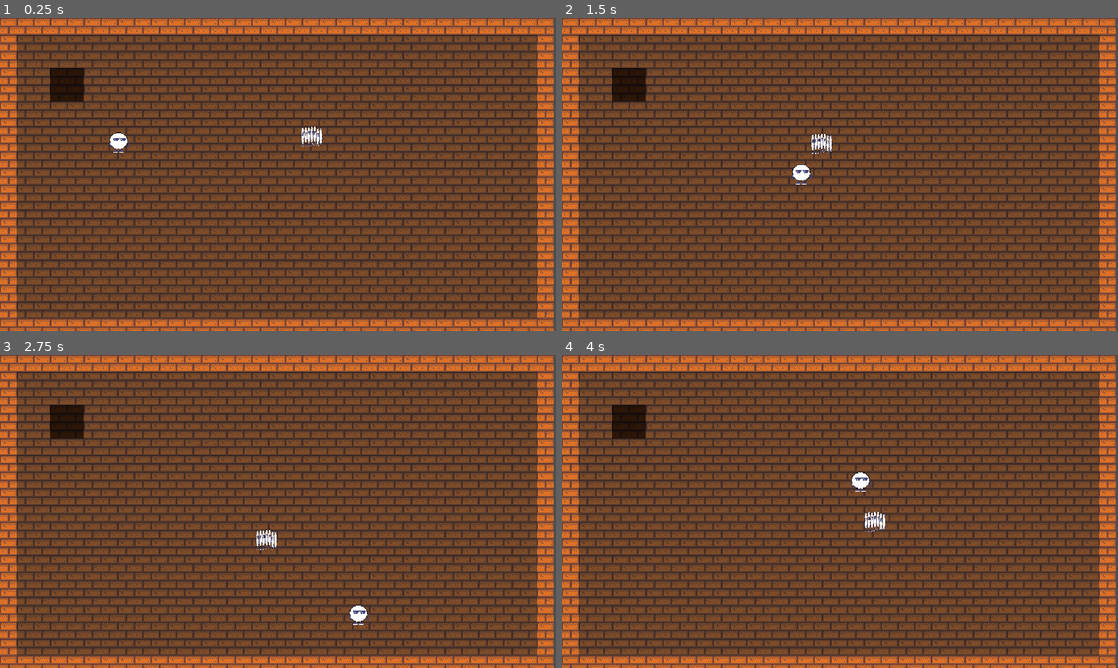
Above: before the commit, frames 1-4 (two rows, left to right).
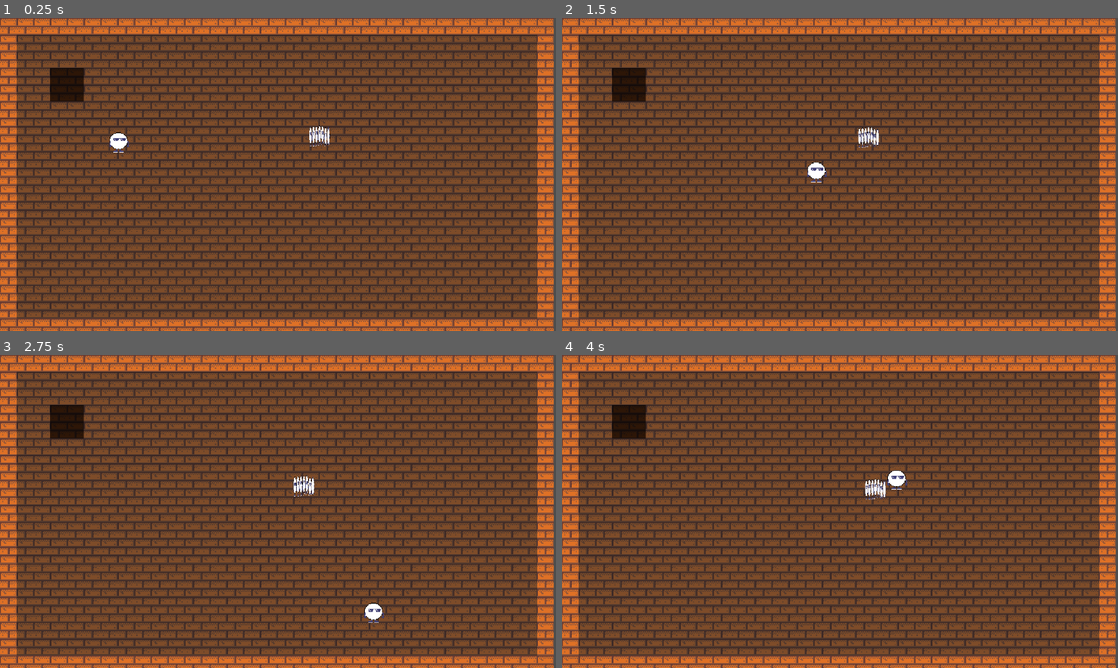
Above: after the commit, the same moments.

Repository: eduardo-kurek/MageMaze
Game: Godot game, scene res://world.tscn
Same seed, same stepped clock (60 frames per second), same inputs: the game is played once before the commit and once after it.
Inputs:
- Up to frame 1 (0.25 s): no input
- Up to frame 2 (1.5 s): hold D (move_right) 0.53-1.28 s; hold S (move_down) from 1.28 s (still down)
- Up to frame 3 (2.75 s): release S (move_down) at 2.03 s; hold D (move_right) from 2.03 s (still down)
- Up to frame 4 (4 s): release D (move_right) at 2.78 s; hold W (move_up) 2.78-3.53 s; hold A (move_left) from 3.53 s (still down)

The runs differ from the first frame. In frame 1, 0.3% of the frame differs, in the area x 54-60%, y 34-42%; in frame 2, 0.7%; in frame 3, 0.7%; in frame 4, 0.7%, in the area x 52-63%, y 36-57%.

Commit message:
Inicia criação dos comportamentos dos tiros

Diff:
--- /dev/null
+++ b/entities/behaviours/shoot/Bullet.gd
@@ -0,0 +1,38 @@
+class_name Bullet
+extends Area2D
+
+var _velocity: Vector2
+var _damage: int
+var _lifetime: float
+var _radius: float
+var _color: Color
+
+func setup(ctx: ShotContext) -> void:
+	global_position = ctx.position
+	_velocity = ctx.direction * ctx.bullet.speed
+	_damage = ctx.bullet.damage
+	_lifetime = ctx.bullet.lifetime
+	_radius = ctx.bullet.radius
+	_color = ctx.bullet.color
+
+func _ready() -> void:
+	# colisão criada por código (sem precisar de cena)
+	var shape := CircleShape2D.new()
+	shape.radius = _radius
+	var col := CollisionShape2D.new()
+	col.shape = shape
+	add_child(col)
+
+	body_entered.connect(_on_body_entered)
+
+func _physics_process(delta: float) -> void:
+	position += _velocity * delta
+	_lifetime -= delta
+	if _lifetime <= 0.0:
+		queue_free()
+
+func _draw() -> void:
+	draw_circle(Vector2.ZERO, _radius, _color)
+
+func _on_body_entered(body: Node) -> void:
+	queue_free()
--- /dev/null
+++ b/entities/behaviours/shoot/BulletDef.gd
@@ -0,0 +1,8 @@
+class_name BulletDef
+extends Resource
+
+@export var speed: float = 300.0
+@export var damage: int = 10
+@export var lifetime: float = 3.0
+@export var radius: float = 6.0
+@export var color: Color = Color.ORANGE
--- /dev/null
+++ b/entities/behaviours/shoot/BulletSpawner.gd
@@ -0,0 +1,12 @@
+class_name BulletSpawner
+extends RefCounted
+
+var _spawner_container: Node
+
+func _init(spawner_container: Node):
+	_spawner_container = spawner_container
+
+func spawn(ctx: ShotContext) -> void:
+	var bullet := Bullet.new()
+	bullet.setup(ctx)
+	_spawner_container.add_child(bullet)
--- /dev/null
+++ b/entities/behaviours/shoot/IShot.gd
@@ -0,0 +1,5 @@
+class_name IShot
+extends RefCounted
+
+func fire(ctx: ShotContext) -> void:
+	push_error("IShot.fire() não implementado em %s" % get_script().resource_path)
--- /dev/null
+++ b/entities/behaviours/shoot/MirrorShot.gd
@@ -0,0 +1,12 @@
+class_name MirrorShot
+extends ShotBehaviour
+
+func _init(next: IShot) -> void:
+	super(next)
+
+func fire(ctx: ShotContext) -> void:
+	_next.fire(ctx)
+
+	var back := ctx.copy()
+	back.direction = -back.direction
+	_next.fire(back)
--- /dev/null
+++ b/entities/behaviours/shoot/Shot.gd
@@ -0,0 +1,10 @@
+class_name Shot
+extends IShot
+
+var _spawner: BulletSpawner
+
+func _init(spawner: BulletSpawner) -> void:
+	_spawner = spawner
+
+func fire(ctx: ShotContext) -> void:
+	_spawner.spawn(ctx)
--- /dev/null
+++ b/entities/behaviours/shoot/ShotBehaviour.gd
@@ -0,0 +1,10 @@
+class_name ShotBehaviour
+extends IShot
+
+var _next: IShot
+
+func _init(next: IShot) -> void:
+	_next = next
+
+func fire(ctx: ShotContext) -> void:
+	_next.fire(ctx)
--- /dev/null
+++ b/entities/behaviours/shoot/ShotContext.gd
@@ -0,0 +1,18 @@
+class_name ShotContext
+extends RefCounted
+
+var position: Vector2
+var direction: Vector2
+var bullet: BulletDef
+
+func _init(
+		p_position := Vector2.ZERO,
+		p_direction := Vector2.ZERO,
+		p_bullet: BulletDef = null
+	) -> void:
+	position = p_position
+	direction = p_direction
+	bullet = p_bullet
+
+func copy() -> ShotContext:
+	return ShotContext.new(position, direction, bullet)
--- /dev/null
+++ b/entities/behaviours/shoot/Weapon.gd
@@ -0,0 +1,28 @@
+class_name Weapon
+extends RefCounted
+
+var _pattern: IShot
+var _bullet: BulletDef
+var _aim: Callable
+var _interval: float
+var _cooldown: float = 0.0
+
+func _init(
+	pattern: IShot,
+	bullet: BulletDef,
+	shots_per_second: float,
+	aim: Callable,
+) -> void:
+	_pattern = pattern
+	_bullet = bullet
+	_interval = 1.0 / shots_per_second
+	_aim = aim
+
+func tick(delta: float, origin: Vector2, wants_to_fire: bool) -> void:
+	_cooldown = maxf(0.0, _cooldown - delta)
+	if not wants_to_fire or _cooldown > 0.0:
+		return
+
+	_cooldown = _interval
+	var direction: Vector2 = _aim.call(origin)
+	_pattern.fire(ShotContext.new(origin, direction, _bullet))
--- a/entities/enemies/prisioner/Prisioner.gd
+++ b/entities/enemies/prisioner/Prisioner.gd
@@ -1,8 +1,26 @@
 class_name Prisioner
 extends CharacterBody2D
 
+@export var target: Node2D
+@export var shots_per_second: float = 2.0
 @export var walk_behaviour: WalkBehaviour
 
-func _physics_process(_delta: float) -> void:
+var _weapon: Weapon
+
+func _ready() -> void:
+	var spawner := BulletSpawner.new(get_parent())
+	var pattern: IShot = MirrorShot.new(Shot.new(spawner))
+	var bullet := BulletDef.new()
+
+	_weapon = Weapon.new(pattern, bullet, shots_per_second, _get_aim)
+
+func _physics_process(delta: float) -> void:
 	if walk_behaviour:
 		walk_behaviour.walk()
+
+	_weapon.tick(delta, global_position, true)
+
+func _get_aim(origin: Vector2) -> Vector2:
+	if target:
+		return origin.direction_to(target.global_position)
+	return Vector2.DOWN
--- a/entities/enemies/prisioner/prisioner.tscn
+++ b/entities/enemies/prisioner/prisioner.tscn
@@ -8,6 +8,7 @@
 [sub_resource type="RectangleShape2D" id="RectangleShape2D_mlf01"]
 
 [node name="Prisioner" type="CharacterBody2D" unique_id=1130226890 node_paths=PackedStringArray("walk_behaviour")]
+motion_mode = 1
 script = ExtResource("1_bl8vm")
 walk_behaviour = NodePath("ChaseWalkBehaviour")
 
@@ -25,5 +26,5 @@
 
 [node name="WalkStrategy" type="Node" parent="ChaseWalkBehaviour" unique_id=1957191035]
 script = ExtResource("2_j6gqp")
-speed = 50.0
+speed = 10.0
 acceleration = 400.0
--- a/entities/player/player.tscn
+++ b/entities/player/player.tscn
@@ -59,6 +59,7 @@
 }]
 
 [node name="Player" type="CharacterBody2D" unique_id=1005058334 node_paths=PackedStringArray("walk_behaviour") groups=["enemy_target"]]
+motion_mode = 1
 script = ExtResource("1_abrql")
 walk_behaviour = NodePath("InputWalkBehaviour")
 
--- /dev/null
+++ b/entities/projectiles/Projectile.gd
@@ -0,0 +1,17 @@
+class_name Projectile
+extends Node2D
+
+@export var direction: Vector2 = Vector2.DOWN
+@export var speed: float = 180.0
+@export var lifetime: float = 3.0
+@export var radius: float = 4.0
+@export var color: Color = Color(1.0, 0.35, 0.15)
+
+func _draw() -> void:
+	draw_circle(Vector2.ZERO, radius, color)
+
+func _physics_process(delta: float) -> void:
+	global_position += direction * speed * delta
+	lifetime -= delta
+	if lifetime <= 0.0:
+		queue_free()
--- /dev/null
+++ b/entities/projectiles/Projectile.tscn
@@ -0,0 +1,6 @@
+[gd_scene format=3 uid="uid://dm3lghcjdrtmg"]
+
+[ext_resource type="Script" uid="uid://cfan60boa1quu" path="res://entities/projectiles/Projectile.gd" id="1_projectile"]
+
+[node name="Projectile" type="Node2D" unique_id=33324126]
+script = ExtResource("1_projectile")
Not shown, added: entities/behaviours/shoot/Bullet.gd.uid
Not shown, added: entities/behaviours/shoot/BulletDef.gd.uid
Not shown, added: entities/behaviours/shoot/BulletSpawner.gd.uid
Not shown, added: entities/behaviours/shoot/IShot.gd.uid
Not shown, added: entities/behaviours/shoot/MirrorShot.gd.uid
Not shown, added: entities/behaviours/shoot/Shot.gd.uid
Not shown, added: entities/behaviours/shoot/ShotBehaviour.gd.uid
Not shown, added: entities/behaviours/shoot/ShotContext.gd.uid
Not shown, added: entities/behaviours/shoot/Weapon.gd.uid
Not shown, added: entities/projectiles/Projectile.gd.uid
